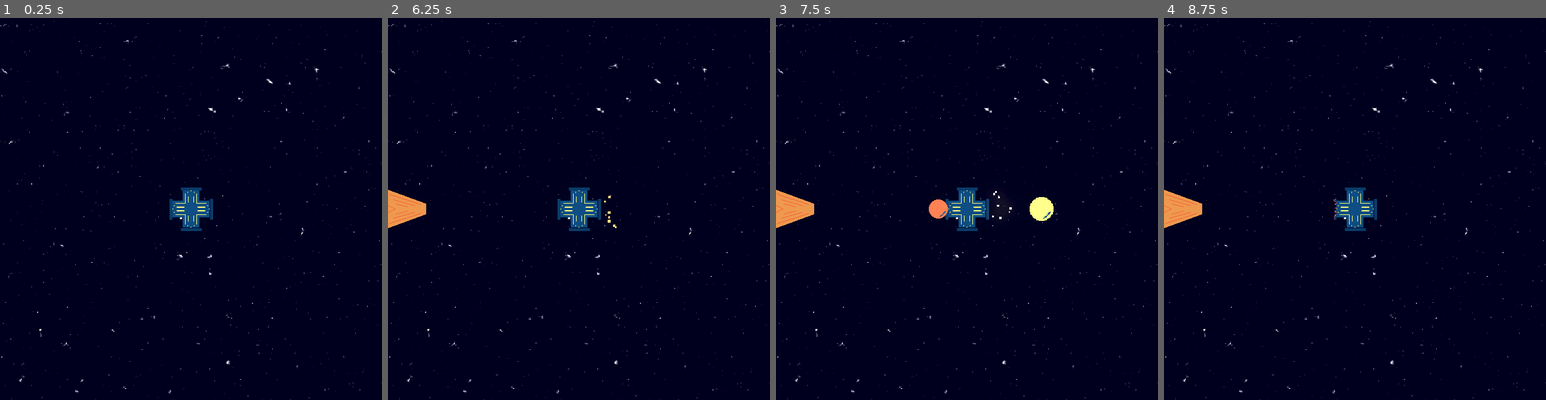
Above: before the commit, frames 1-4 (left to right).
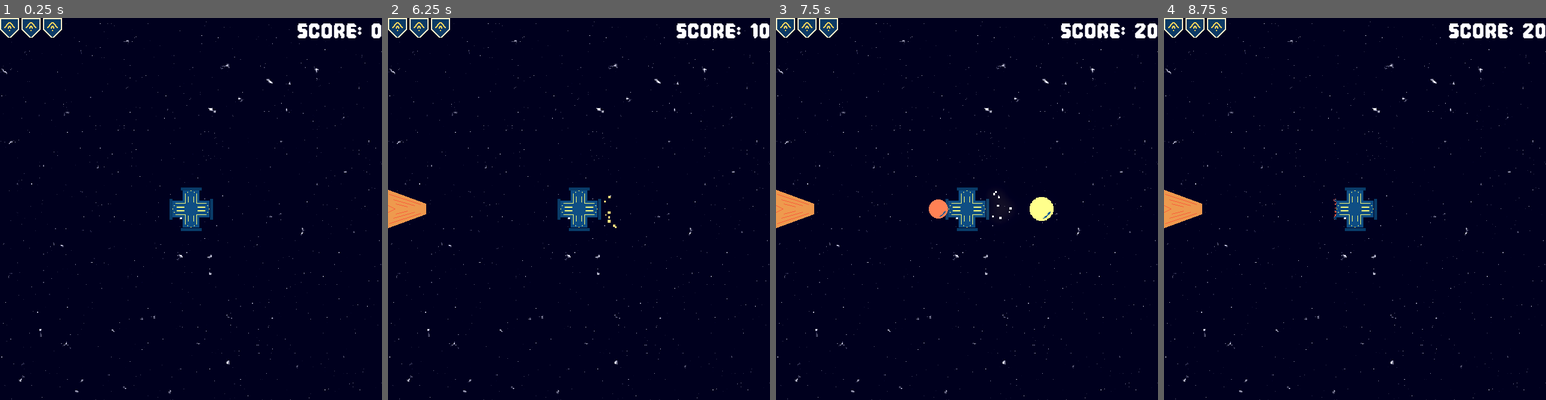
Above: after the commit, the same moments.

Repository: skain/incremental-outpost
Game: Godot game, scene res://scenes/main.tscn
The game is run twice, just before and just after one commit, with the same random seed, the same clock (stepped at 60 frames per second) and the same inputs.
Inputs:
- Up to frame 1 (0.25 s): no input
- Up to frame 2 (6.25 s): tap Enter (start_game) at 0.5, 1.35, 2.85, 4.35, 5, 5.85 s; hold Right (fire_right) 0.53-1.28 s; hold Enter (start_game) 0.53-1.28 s; hold Down (fire_down) 1.28-2.03 s; hold Right (fire_right) 2.03-2.78 s; hold Enter (start_game) 2.03-2.78 s; hold Up (fire_up) 2.78-3.53 s; hold Enter (start_game) 3.53-4.28 s; hold Left (fire_left) 3.53-5.03 s; hold Down (fire_down) 5.03-5.78 s; hold Enter (start_game) 5.03-5.78 s; hold Right (fire_right) from 5.78 s (still down)
- Up to frame 3 (7.5 s): release Right (fire_right) at 6.53 s; hold Up (fire_up) 6.53-7.28 s; hold Enter (start_game) 6.53-7.28 s; hold Right (fire_right) from 7.28 s (still down); tap Enter (start_game) at 7.35 s
- Up to frame 4 (8.75 s): release Right (fire_right) at 8.03 s; hold Down (fire_down) from 8.03 s (still down); hold Enter (start_game) from 8.03 s (still down)

The runs differ from the first frame. In frame 1, 1.2% of the frame differs, in the area x 0-100%, y 0-6%; in frame 2, 1.3%; in frame 3, 1.3%; in frame 4, 1.3%.

Commit message:
Reenable UI layer, fix game startup sound

Diff:
--- a/scenes/main.tscn
+++ b/scenes/main.tscn
@@ -107,7 +107,6 @@
 scale = Vector2(1, 1)
 
 [node name="UI" parent="." unique_id=110416762 instance=ExtResource("4_jyhfs")]
-visible = false
 
 [node name="BGMusicPlayer" type="AudioStreamPlayer" parent="." unique_id=55557947]
 unique_name_in_owner = true
--- a/scenes/ui.tscn
+++ b/scenes/ui.tscn
@@ -94,5 +94,5 @@
 layout_mode = 2
 theme_override_fonts/font = ExtResource("3_wm3ai")
 theme_override_font_sizes/font_size = 36
-text = "Press any Enter to Continue..."
+text = "Press Enter to Continue..."
 horizontal_alignment = 1
--- a/scripts/main.gd
+++ b/scripts/main.gd
@@ -35,7 +35,10 @@
 	_update_ui()
 	for i in range(6):
 		Sfx.play_sfx(game_start_sound, global_position)
-		await get_tree().create_timer(i / 6 * 0.001).timeout
+		# Start at 0.25s and get smaller as i increases
+		# Using a negative exponent causes the value to shrink
+		var delay := GameMath.get_scaled_value(0.25, i + 1, -1.5)
+		await get_tree().create_timer(delay).timeout
 	if not bg_music_player.playing:
 		bg_music_player.play()
 
@@ -45,13 +48,13 @@
 
 func _end_game() -> void:
 	_update_ui()
+	game_over = true
 	enemy_bottom.disable(false)
 	enemy_left.disable(false)
 	enemy_right.disable(false)
 	enemy_top.disable(false)
 	ui.show_game_over()
 	player.die()
-	game_over = true
 	Sfx.play_sfx(game_over_sound, global_position)
 	bg_music_player.stop()
 
